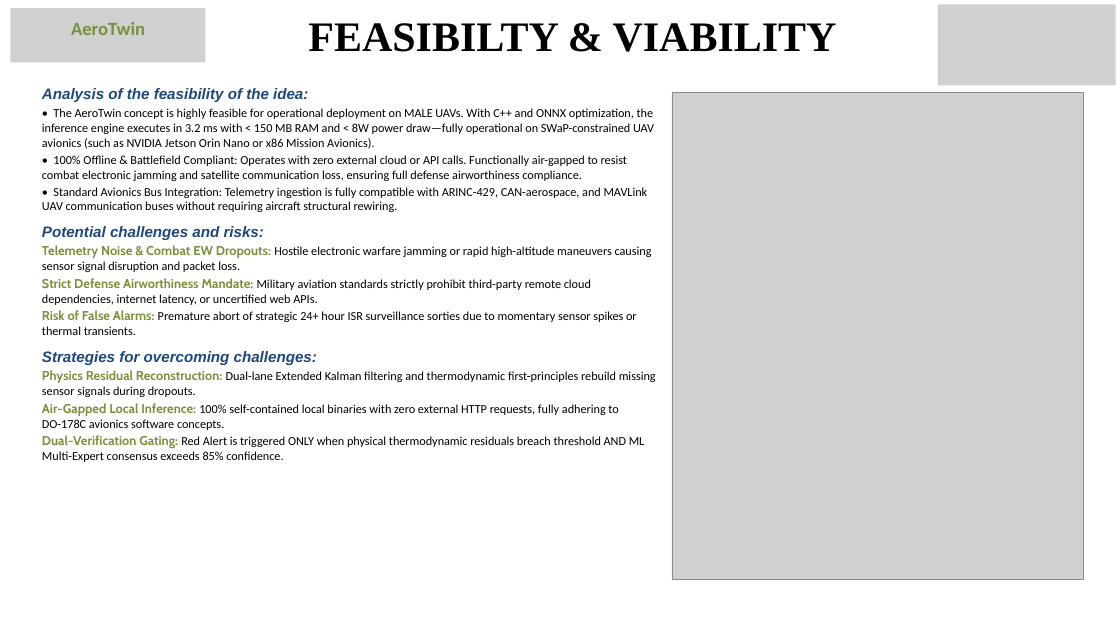
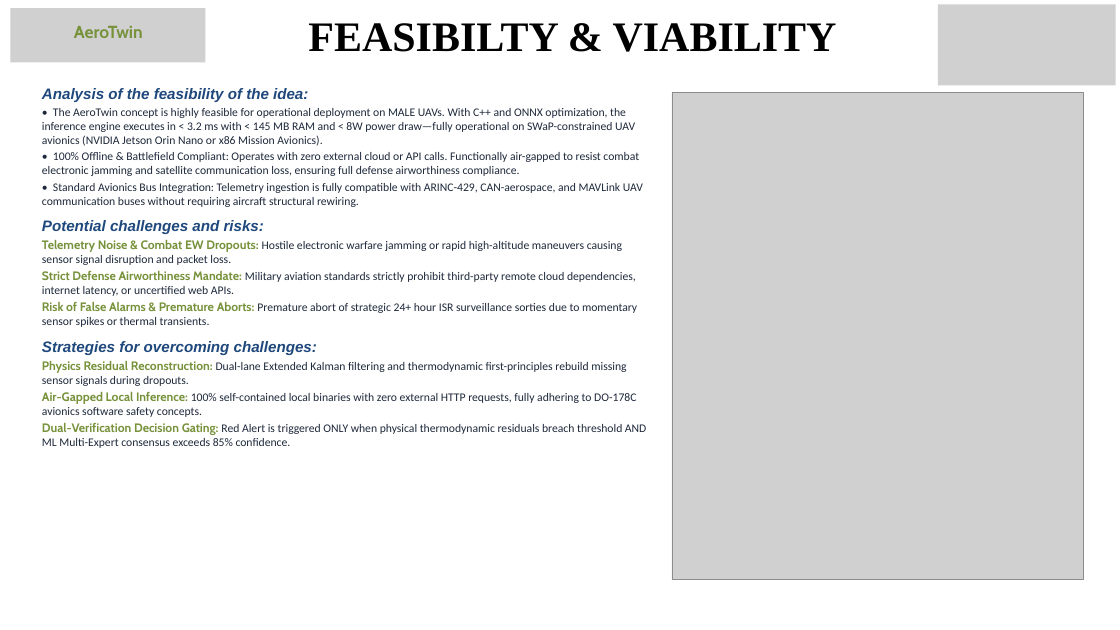
Before and after one commit to sanket-surya/Project-Shree-Ganesh-2, a slide deck: slide 4 of AeroTwin_SIH2026_Official_Presentation.pptx. Drawn at 1120x630 pixels with LibreOffice and Linux fonts; fonts in the diff are those of the drawing; grey boxes stand for pictures. Boxes give left, top, right and bottom in pixels: in the first picture for what was removed or moved away, otherwise in the second. Text is boxed around its words. In the diff, an @@ line names an element or a change of style, - is before the commit and + after.

Commit message:
Fix presentation layout: resolve text overlaps, align cards, replace foreign assets with defense visuals

```diff
--- a/AeroTwin_SIH2026_Official_Presentation.pptx
+++ b/AeroTwin_SIH2026_Official_Presentation.pptx
@@ text "AeroTwin" at [74, 26, 143, 38]: size 16 to 15 pt, font Calibri to Cabin @@
@@ text at [42, 108, 635, 146]: text changed; size 10.5 to 10 pt; text colour #000000 to #1E293B @@
-• The AeroTwin concept is highly feasible for operational deployment on MALE UAVs. With C++ and ONNX optimization, the inference engine executes in 3.2 ms with < 150 MB RAM and < 8W power draw—fully operational on SWaP-constrained UAV avionics (such as NVIDIA Jetson Orin Nano or x86 Mission Avionics).
+• The AeroTwin concept is highly feasible for operational deployment on MALE UAVs. With C++ and ONNX optimization, the inference engine executes in < 3.2 ms with < 145 MB RAM and < 8W power draw—fully operational on SWaP-constrained UAV avionics (NVIDIA Jetson Orin Nano or x86 Mission Avionics).
@@ text at [42, 152, 643, 386]: size 10.5 to 10 pt, text colour #000000 to #1E293B in "• 100% Offline & Battlefield Compliant: Operates ...", "• Standard Avionics Bus Integration: Telemetry ingestion ...", "Hostile electronic warfare jamming or rapid high-altitude ...", "Military aviation standards strictly prohibit third-party re ..." and 1 more places; size 11 to 10.5 pt in "Telemetry Noise & Combat EW Dropouts:", "Strict Defense Airworthiness Mandate:", "Physics Residual Reconstruction:" @@
@@ text at [42, 302, 637, 327]: text changed; size 10.5 to 10 pt; text colour #000000 to #1E293B @@
-Risk of False Alarms: Premature abort of strategic 24+ hour ISR surveillance sorties due to momentary sensor spikes or thermal transients.
+Risk of False Alarms & Premature Aborts: Premature abort of strategic 24+ hour ISR surveillance sorties due to momentary sensor spikes or thermal transients.
@@ text at [42, 392, 646, 448]: text changed; size 10.5 to 10 pt; text colour #000000 to #1E293B @@
-Air-Gapped Local Inference: 100% self-contained local binaries with zero external HTTP requests, fully adhering to DO-178C avionics software concepts.
-Dual-Verification Gating: Red Alert is triggered ONLY when physical thermodynamic residuals breach threshold AND ML Multi-Expert consensus exceeds 85% confidence.
+Air-Gapped Local Inference: 100% self-contained local binaries with zero external HTTP requests, fully adhering to DO-178C avionics software safety concepts.
+Dual-Verification Decision Gating: Red Alert is triggered ONLY when physical thermodynamic residuals breach threshold AND ML Multi-Expert consensus exceeds 85% confidence.
```
Also in this commit, not shown: 5 other slides changed, 1 other file.
